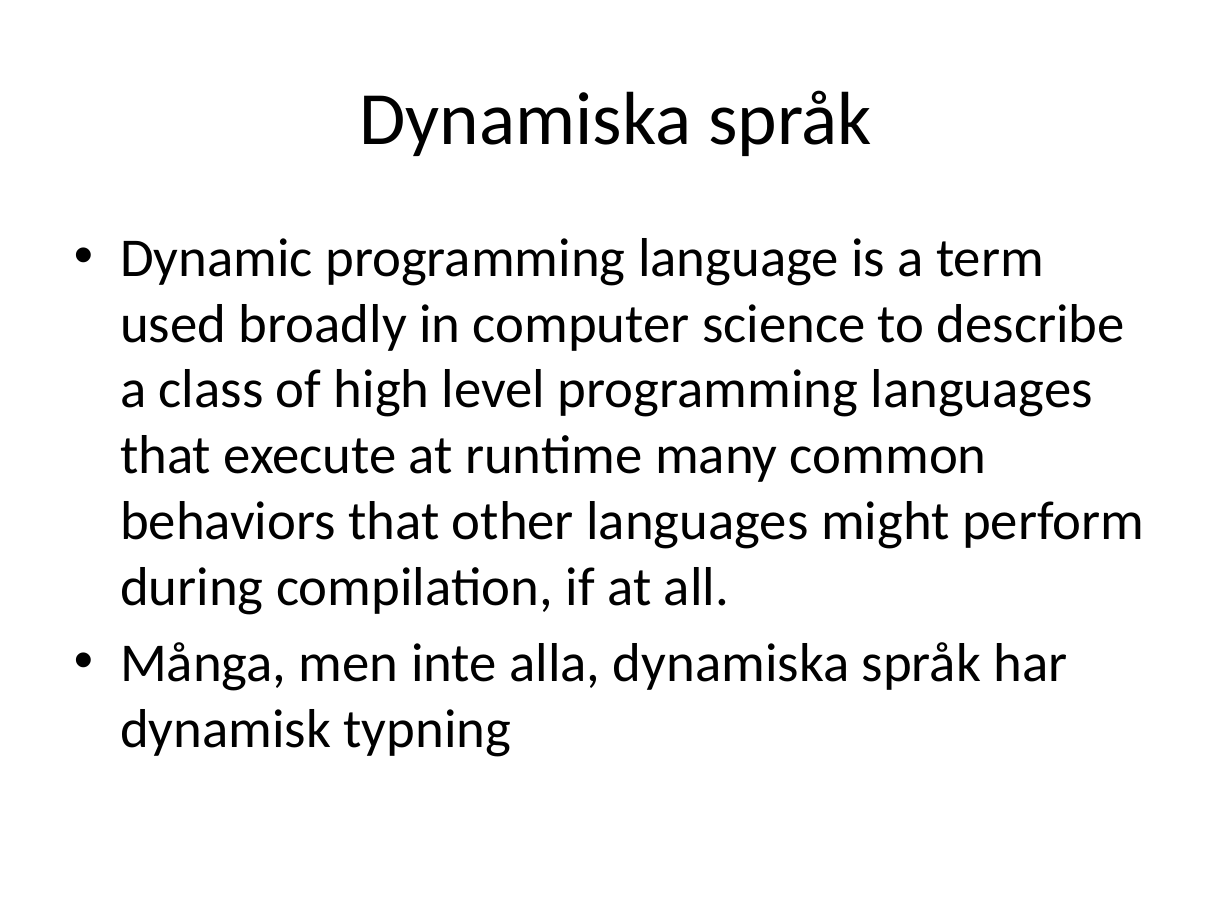
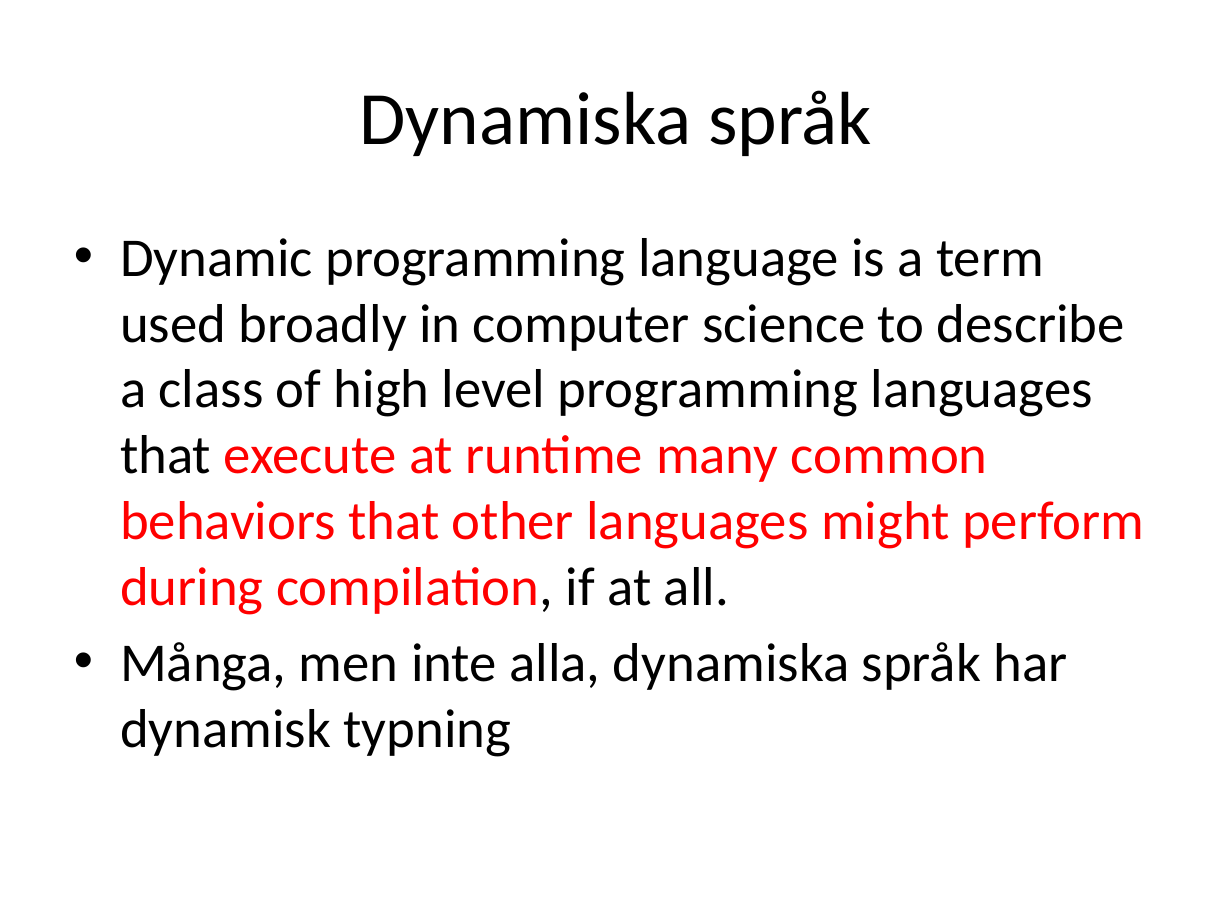
Before and after one commit to me97esn/groovyseminarium, a slide deck: slide 3 of groovyseminarie/dokument/groovyseminarium_source.pptx (slide 4 before the commit). Drawn at 1232x924 pixels with LibreOffice and Linux fonts; fonts in the diff are those of the drawing. Boxes give left, top, right and bottom in pixels: in the first picture for what was removed or moved away, otherwise in the second. Text is boxed around its words. In the diff, an @@ line names an element or a change of style, - is before the commit and + after.

```diff
--- a/groovyseminarie/dokument/groovyseminarium_source.pptx
+++ b/groovyseminarie/dokument/groovyseminarium_source.pptx
@@ text at (x1=120, y1=238, x2=1144, y2=615): text colour #000000 to #FF0000 in "execute at runtime many common behaviors that ..." @@
```
Also in this commit, not shown: 3 other slides changed, 2 slides added, 1 slide removed, 1 other file.
